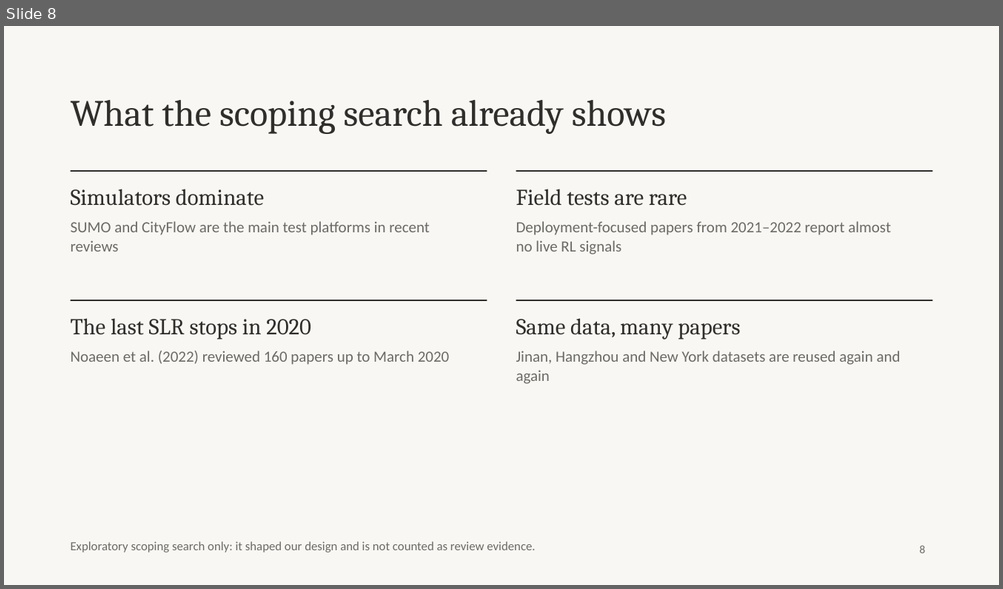
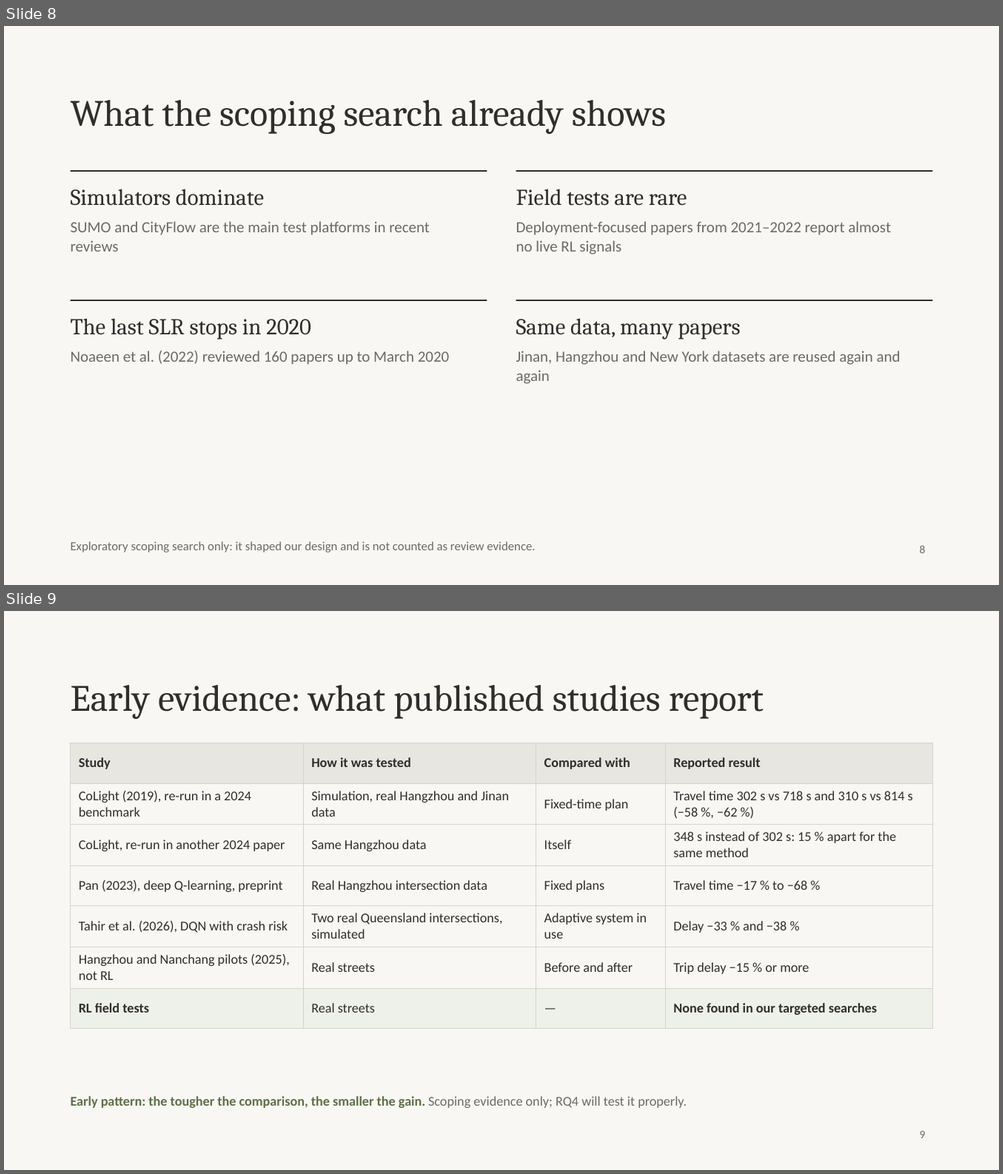
Before and after one commit to ochinchind/smart-systems-project, a slide deck: outputs/Smart_Traffic_Lights_Midterm.pptx. Shown one above the other, each under a label of ours: slide 8 before the commit, slides 8 and 9 after it. The pictures are 1003x589 and 1003x1174 pixels, drawn with LibreOffice and Linux fonts; fonts in the diff are those of the drawing. Boxes give left, top, right and bottom in pixels: in the first picture for what was removed or moved away, otherwise in the second. Text is boxed around its words. In the diff, an @@ line names an element or a change of style, - is before the commit and + after.

```diff
--- a/outputs/Smart_Traffic_Lights_Midterm.pptx
+++ b/outputs/Smart_Traffic_Lights_Midterm.pptx
@@ slide 9 added at box(4, 611, 999, 1170), background #F8F7F4 @@
@@ title added at box(71, 685, 763, 719), 36 pt, text #2F2E2B @@
+Early evidence: what published studies report
@@ table added at box(71, 743, 932, 1018), 7 rows, 4 columns @@
+Study | How it was tested | Compared with | Reported result
+CoLight (2019), re-run in a 2024 benchmark | Simulation, real Hangzhou and Jinan data | Fixed-time plan | Travel time 302 s vs 718 s and 310 s vs 814 s (−58 %, −62 %)
+CoLight, re-run in another 2024 paper | Same Hangzhou data | Itself | 348 s instead of 302 s: 15 % apart for the same method
+Pan (2023), deep Q-learning, preprint | Real Hangzhou intersection data | Fixed plans | Travel time −17 % to −68 %
+Tahir et al. (2026), DQN with crash risk | Two real Queensland intersections, simulated | Adaptive system in use | Delay −33 % and −38 %
+Hangzhou and Nanchang pilots (2025), not RL | Real streets | Before and after | Trip delay −15 % or more
+RL field tests | Real streets | — | None found in our targeted searches
@@ text added at box(71, 1096, 686, 1108), 13 pt, text #5E7048, bold @@
+Early pattern: the tougher the comparison, the smaller the gain. Scoping evidence only; RQ4 will test it properly.
@@ page number added at box(919, 1131, 925, 1139), 11 pt, text #6B6A64 @@
+9
```
Also in this commit, not shown: 1 slide changed, 1 slide removed, 3 other files.
